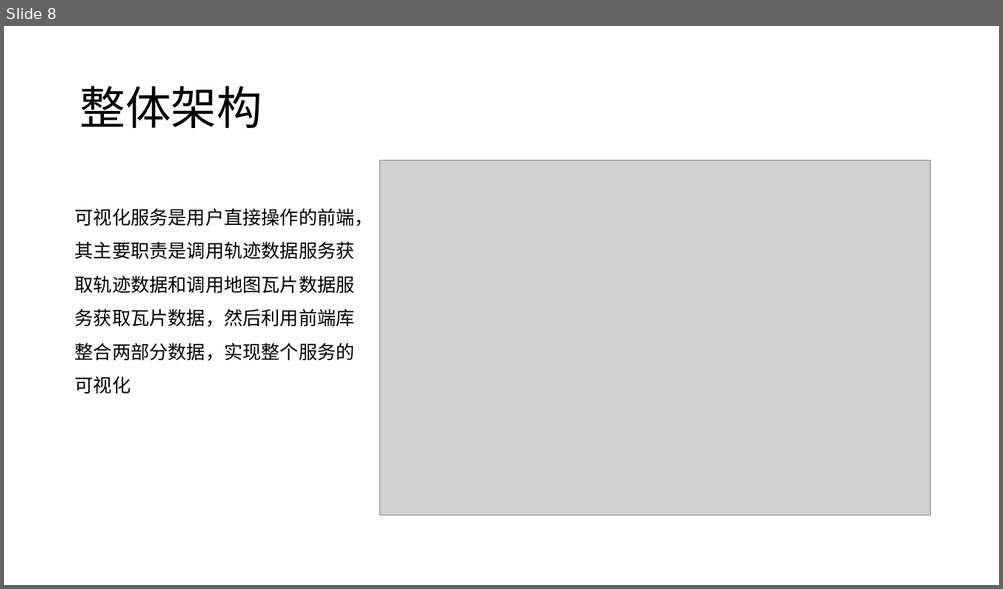
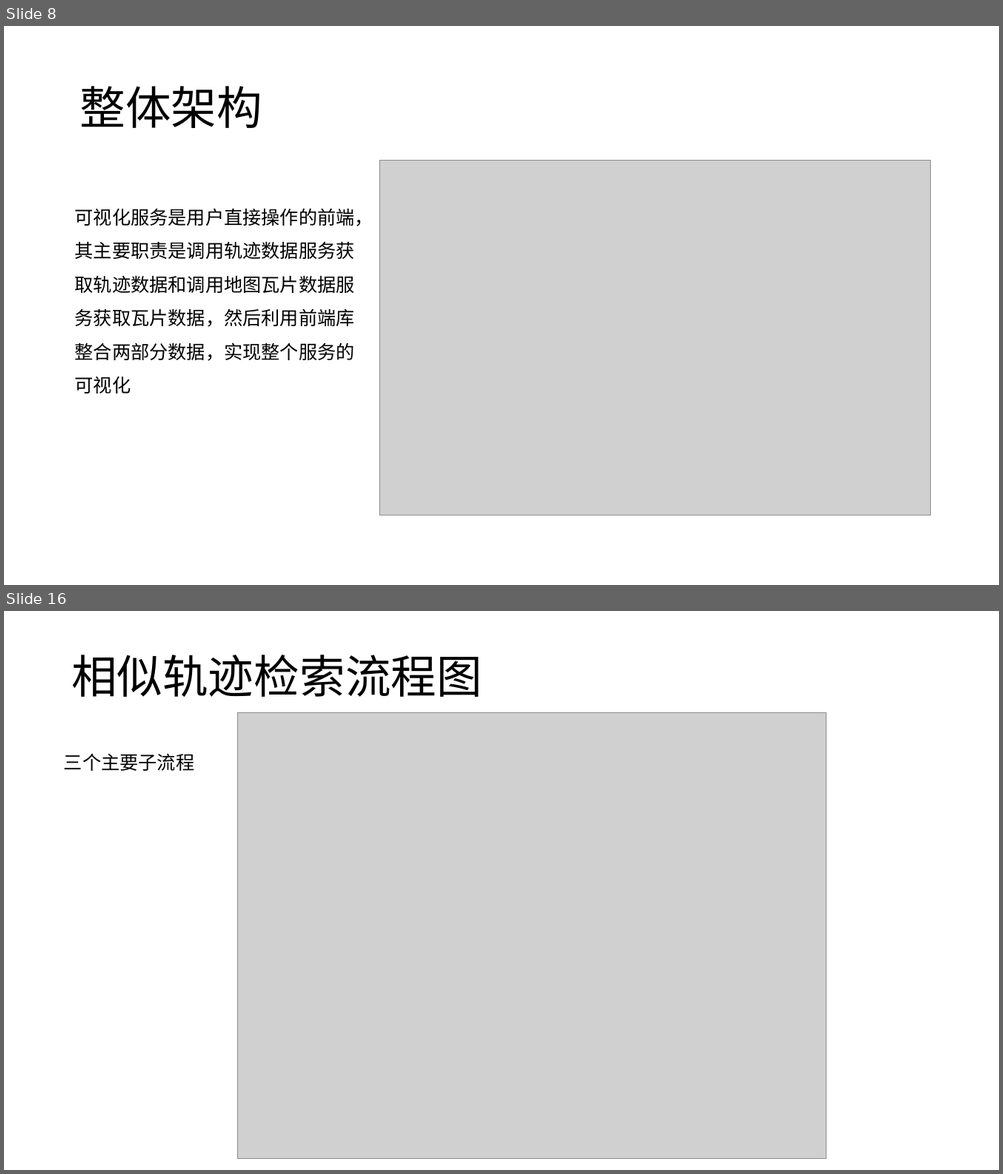
Before and after one commit to hc2013/graduate-article-latex, a slide deck: 地理轨迹相似性分析服务的设计和.pptx. Shown one above the other, each under a label of ours: slide 8 before the commit, slides 8 and 16 after it; the slides between them are not shown. The pictures are 1003x589 and 1003x1174 pixels, drawn with LibreOffice and Linux fonts; fonts in the diff are those of the drawing; grey boxes stand for pictures. Boxes give left, top, right and bottom in pixels: in the first picture for what was removed or moved away, otherwise in the second. Text is boxed around its words. In the diff, an @@ line names an element or a change of style, - is before the commit and + after.

```diff
--- a/地理轨迹相似性分析服务的设计和.pptx
+++ b/地理轨迹相似性分析服务的设计和.pptx
@@ slide 16 added at <box>4,611,999,1170</box>, background #FFFFFF @@
@@ title added at <box>71,655,482,697</box>, 44 pt, text #000000 @@
+相似轨迹检索流程图
@@ picture added at <box>238,713,826,1159</box> @@
@@ text added at <box>64,754,194,771</box>, 18 pt, text #000000 @@
+三个主要子流程
```
Also in this commit, not shown: 1 slide changed, 16 other slides added, 42 other files.
